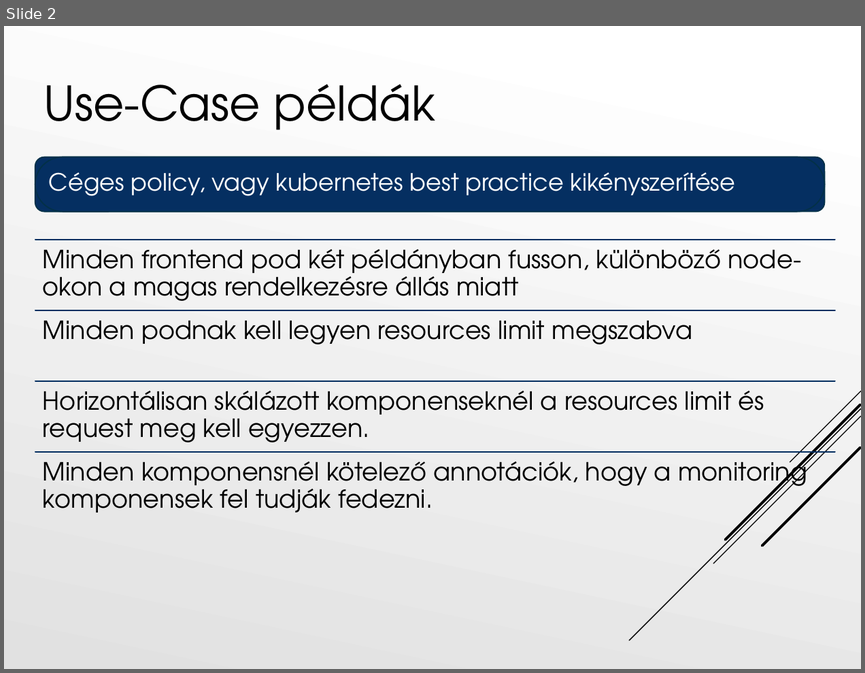
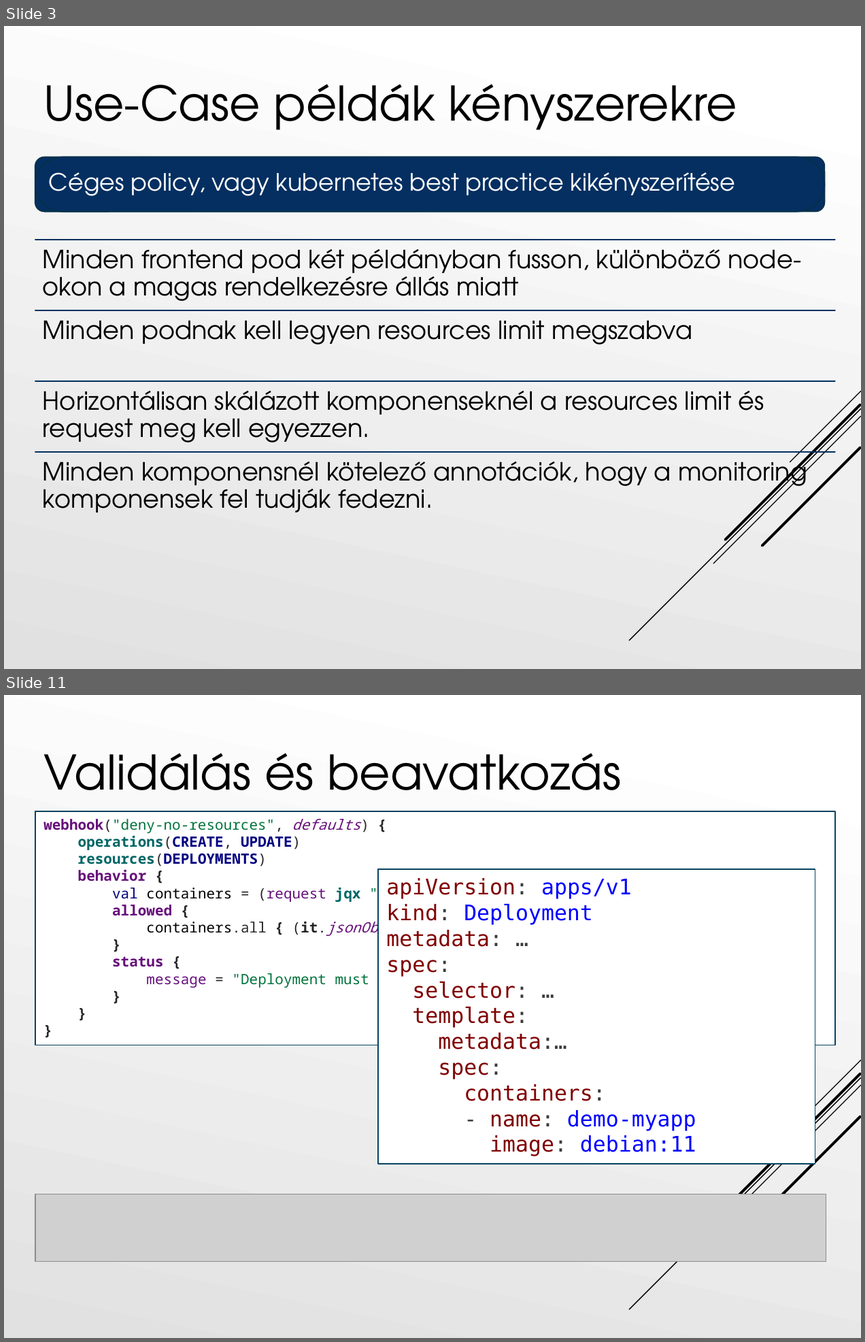
Before and after one commit to Tiegris/KonstrainR, a slide deck: ppt/prezi.pptx. Shown one above the other, each under a label of ours: slide 2 before the commit, slides 3 and 11 after it; the slides between them are not shown. The pictures are 865x673 and 865x1342 pixels, drawn with LibreOffice and Linux fonts; fonts in the diff are those of the drawing; grey boxes stand for pictures. Boxes give left, top, right and bottom in pixels: in the first picture for what was removed or moved away, otherwise in the second. Text is boxed around its words. In the diff, an @@ line names an element or a change of style, - is before the commit and + after.

```diff
--- a/ppt/prezi.pptx
+++ b/ppt/prezi.pptx
@@ slide 11 added at box(4, 695, 861, 1338), background gradient #FFFFFF to #E1E1E1; not listed: 5 template elements that a slide beside it also shows @@
@@ title added at box(43, 753, 621, 811), 40 pt, text #000000 @@
+Validálás és beavatkozás
@@ rectangle added at box(35, 811, 834, 1045), fill #FFFFFF, outline #054361 1 pt, 12 pt, text #00733B @@
+webhook("deny-no-resources", defaults) {
+operations(CREATE, UPDATE)
+resources(DEPLOYMENTS)
+behavior {
+val containers = (request jqx "/object/spec/template/spec/containers").jsonArray
+allowed {
+containers.all { (it.jsonObject jqx "/resources/").jsonObject.isNotEmpty() }
+}
+status {
+message = "Deployment must have resource definitions!"
+}
+}
+}
@@ rectangle added at box(379, 869, 815, 1163), fill #FFFFFF, outline #054361 1 pt, 18 pt, text #800000 @@
+apiVersion: apps/v1
+kind: Deployment
+metadata: …
+spec:
+selector: …
+template:
+metadata:…
+spec:
+containers:
+- name: demo-myapp
+image: debian:11
@@ picture added at box(35, 1193, 825, 1261) @@
@@ what was slide 2 is now slide 3 @@
@@ slide 3 changed as well @@
@@ title at box(43, 84, 737, 130): text changed @@
-Use-Case példák
+Use-Case példák kényszerekre
```
Also in this commit, not shown: 2 other slides changed, 13 other slides added, 11 slides removed.
